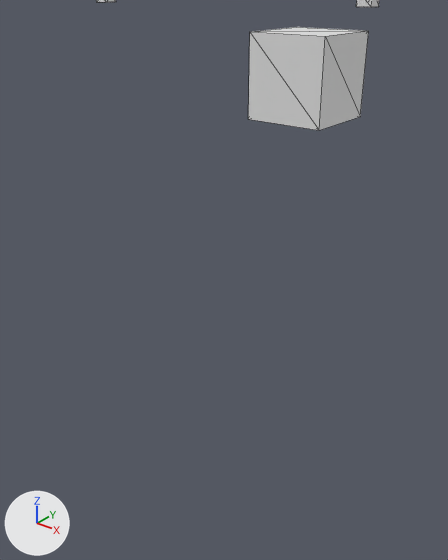
Renders of the glTF model public/access_buttons.glb from each side of a commit.
The view is the same before and after, from a 50 mm lens placed at (6.81, 4.199, 1.612), pointed at (6.4, 4.711, 1.294). Lighting does not change. The marker at lower left points along +X, +Y and +Z. Mesh edges are drawn as thin lines. Where no turn or scale is listed for an object, it has been applied to the vertices.

The first picture shows 'table_4_button'.
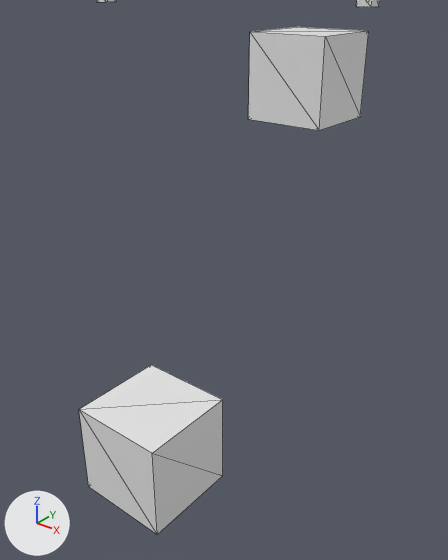
Changed parts and their boxes [x1, y1, x2, y2] in the pictures (448 x 560 px):
'menu_button', added
    after: [79, 365, 223, 534]

Diff of the bpy script that builds the scene:
```diff
--- a/public/access_buttons.glb.py
+++ b/public/access_buttons.glb.py
@@ ob_menu_button @@
+ob_menu_button = bpy.data.objects.new('menu_button', me_cube_004.copy())  # the mesh of ob_table_4_button
+ob_menu_button.location = (6.388, 4.595, 1.121)
```
